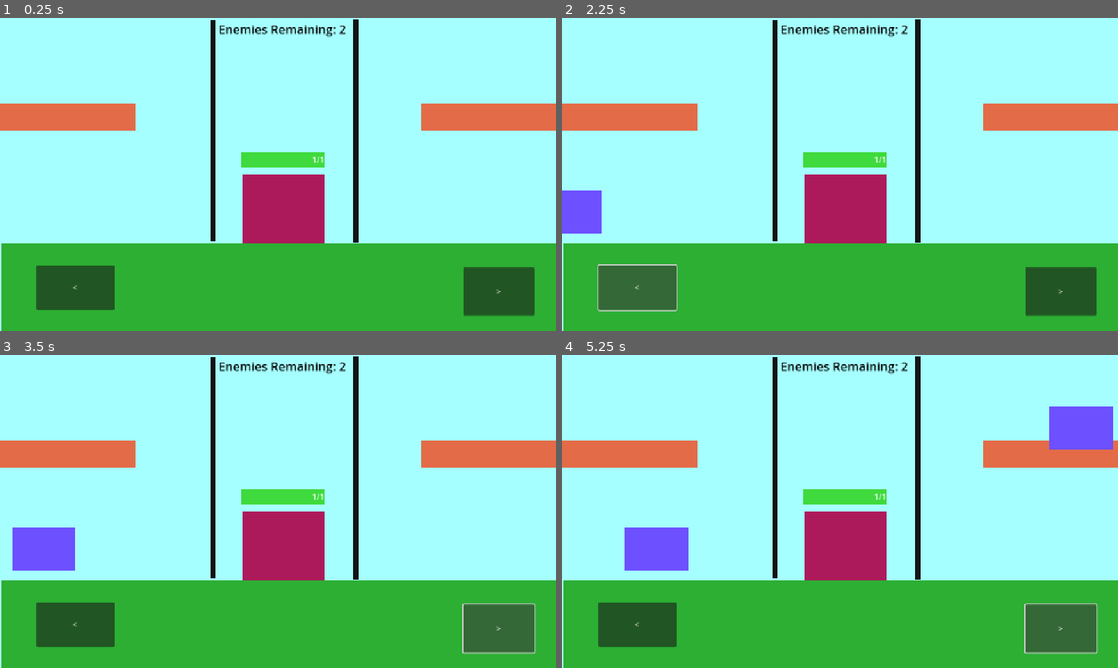
Above: before the commit, frames 1-4 (two rows, left to right).
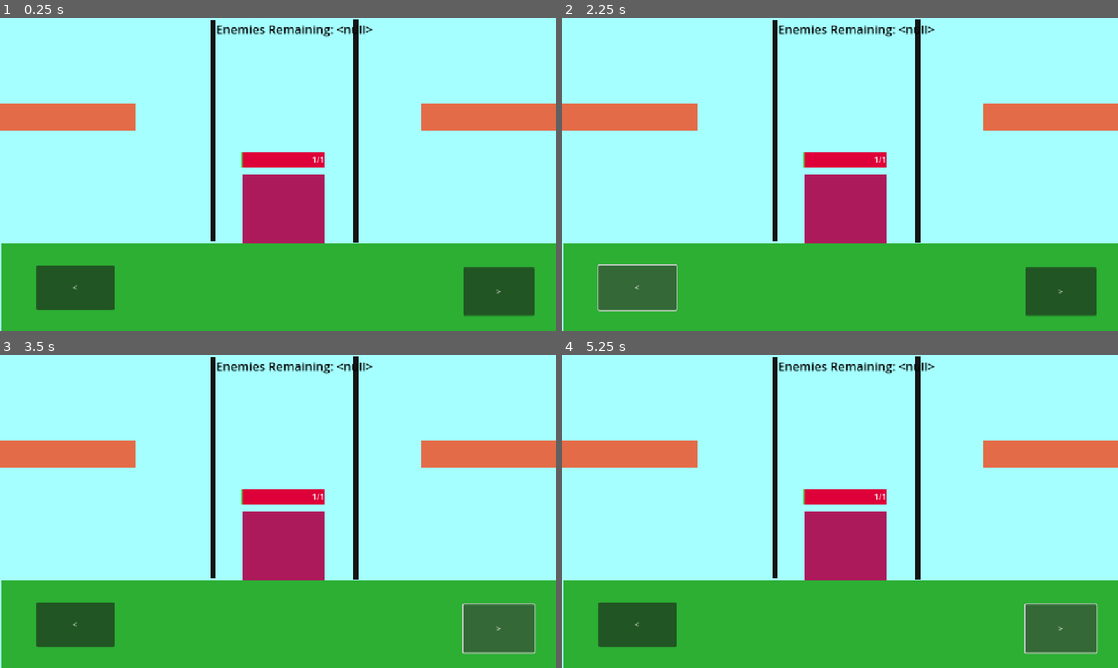
Above: after the commit, the same moments.

Repository: ninjadragonliu/Something
Game: Godot game, scene res://Scenes/world.tscn
Same seed, same stepped clock (60 frames per second), same inputs: the game is played once before the commit and once after it. The project has no main scene, so this scene is started directly.
Inputs:
- Up to frame 1 (0.25 s): no input
- Up to frame 2 (2.25 s): click "<" at 0.5 s; click ">" at 1.25 s; click "<" at 2 s
- Up to frame 3 (3.5 s): click ">" at 2.75 s
- Up to frame 4 (5.25 s): click "<" at 3.5 s; click ">" at 4.25 s

The runs differ from the first frame. In frame 1, 1.3% of the frame differs, in the area x 38-67%, y 2-48%; in frame 2, 2.3%; in frame 3, 2.8%; in frame 4, 4.5%, in the area x 11-100%, y 2-69%.
Error after the commit: Invalid access to property or key 'enemies_amount' on a base object of type 'null instance'. (res://Scripts/world.gd:15)

Commit message:
enemyAmountLogicBase

Diff:
--- a/something/Scenes/world.tscn
+++ b/something/Scenes/world.tscn
@@ -158,7 +158,7 @@
 position = Vector2(736, 232.5)
 shape = SubResource("RectangleShape2D_8j60k")
 
-[node name="Enemies2" type="Node2D" parent="."]
+[node name="Enemies" type="Node2D" parent="."]
 script = ExtResource("3_5a7ea")
 enemies_amount = 2
 
--- a/something/Scripts/enemies.gd
+++ b/something/Scripts/enemies.gd
@@ -2,7 +2,14 @@
 
 var enemies_num = 0
 
-@export var enemies_amount = 10
+@export var enemies_amount: int
+
+var level = 0
+var mapNumber = 1
+var mapConstant = 10 * mapNumber
+var growthFactor = 0.5
+var amplitude = 5 * min(mapNumber,100)
+
 var enemies_speed = 1
 var boss_speed = 1.5
 var spawn_duration = 0.1
@@ -15,6 +22,7 @@
 ]
 
 func _ready() -> void:
+	enemies_amount = level * growthFactor + mapConstant + sin(level) * amplitude
 	#enemies = get_tree().get_nodes_in_group("enemy")
 	pass
 
